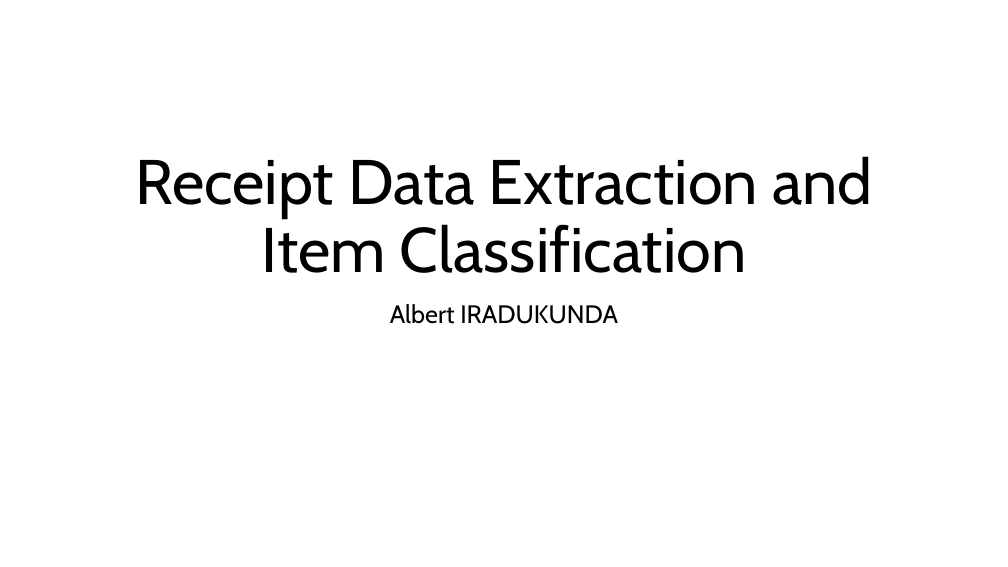
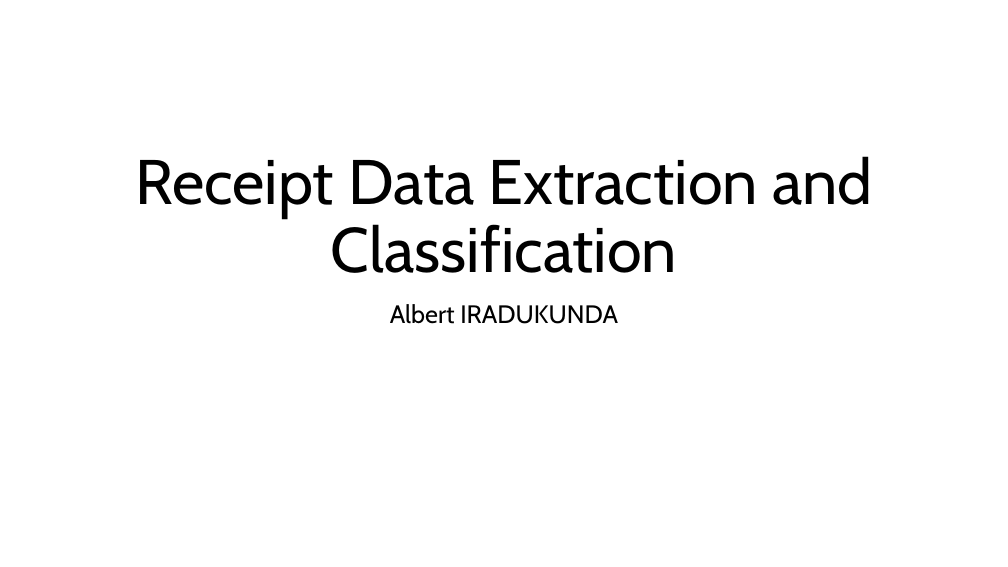
Before and after one commit to iradualbert/dst-receipt-expense, a slide deck: slide 1 of Receipt_Images_Processing.pptx. Drawn at 1008x567 pixels with LibreOffice and Linux fonts; fonts in the diff are those of the drawing. Boxes give left, top, right and bottom in pixels: in the first picture for what was removed or moved away, otherwise in the second. Text is boxed around its words. In the diff, an @@ line names an element or a change of style, - is before the commit and + after.

```diff
--- a/Receipt_Images_Processing.pptx
+++ b/Receipt_Images_Processing.pptx
@@ title at (135,156,872,273): text changed @@
-Receipt Data Extraction and Item Classification
+Receipt Data Extraction and Classification
```
Also in this commit, not shown: 4 other slides changed, 4 other files.
